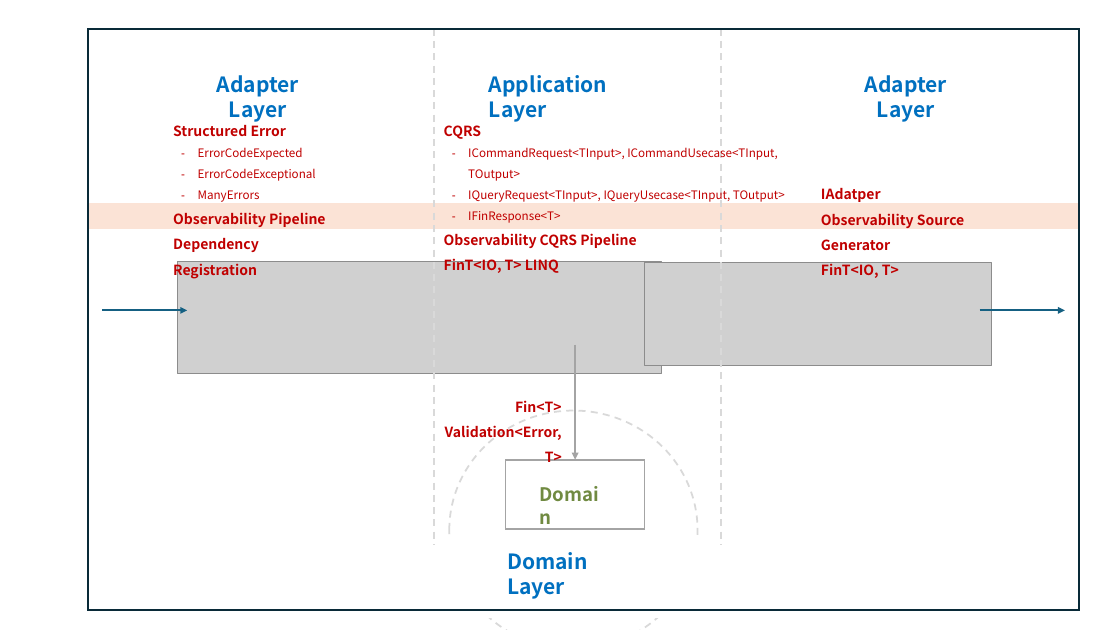
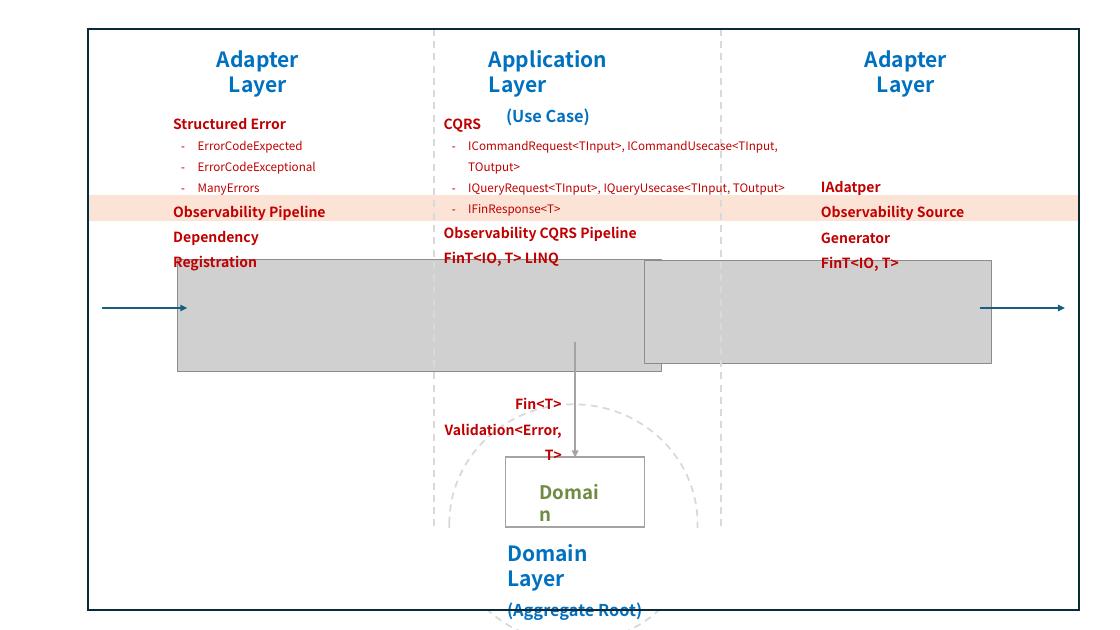
Before and after one commit to hhko/Functorium, a slide deck: slide 1 of Functorium.pptx. Drawn at 1120x630 pixels with LibreOffice and Linux fonts; fonts in the diff are those of the drawing; grey boxes stand for pictures. Boxes give left, top, right and bottom in pixels: in the first picture for what was removed or moved away, otherwise in the second. Text is boxed around its words. In the diff, an @@ line names an element or a change of style, - is before the commit and + after.

```diff
--- a/Functorium.pptx
+++ b/Functorium.pptx
@@ line moved from (434, 29) - (434, 544) to (434, 29) - (434, 527) @@
@@ line moved from (721, 29) - (721, 544) to (721, 29) - (721, 527) @@
@@ text "Adapter Layer": place and size @@
-text "Adapter Layer" at box(217, 75, 299, 122)
+text "Adapter Layer" at box(217, 50, 299, 97)
@@ text "Application Layer": place and size @@
-text "Application Layer" at box(489, 75, 607, 122)
+text "Application Layer" at box(489, 50, 607, 125)
@@ text "Adapter Layer": place and size @@
-text "Adapter Layer" at box(865, 75, 947, 122)
+text "Adapter Layer" at box(865, 50, 947, 97)
@@ text at box(506, 108, 590, 125): paragraph added @@
+(Use Case)
@@ 4 texts, 1 rectangle, 1 ellipse: place and size @@
-4 texts, 1 rectangle, 1 ellipse at box(88, 125, 1080, 630)
+4 texts, 1 rectangle, 1 ellipse at box(88, 118, 1080, 630)
@@ rectangle: place and size @@
-rectangle at box(444, 536, 711, 617)
+rectangle at box(444, 528, 711, 609)
@@ text "Domain Layer": place and size @@
-text "Domain Layer" at box(507, 578, 565, 599)
+text "Domain Layer" at box(507, 570, 642, 620)
@@ text at box(507, 602, 642, 620): paragraph added @@
+(Aggregate Root)
```
Also in this commit, not shown: 2 other files.
